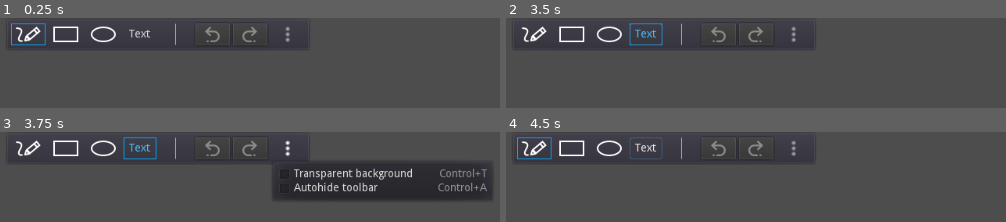
Above: before the commit, frames 1-4 (two rows, left to right).
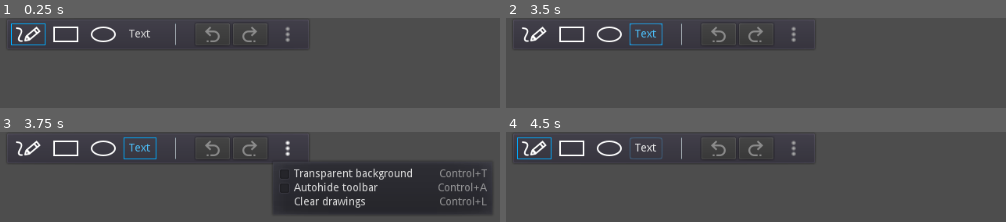
Above: after the commit, the same moments.

Repository: gilzoide/draw-over
Game: Godot game, scene res://main.tscn
The game is run twice, just before and just after one commit, with the same random seed, the same clock (stepped at 60 frames per second) and the same inputs.
Inputs (mouse positions are in pixels of both pictures, inside the frame that each line leads up to):
- Up to frame 1 (0.25 s): no input
- Up to frame 2 (3.5 s): click (536, 34) at 0.5 s; click (571, 34) at 1.25 s; click (611, 34) at 2 s; click "Text" at 2.75 s
- Up to frame 3 (3.75 s): click (290, 148) at 3.5 s
- Up to frame 4 (4.5 s): click (536, 148) at 4.25 s

Frames 1-2 are identical in both runs. In frame 3, 6.0% of the frame differs, in the area x 54-99%, y 71-92%; in frame 4, nothing differs.

Commit message:
Add clear drawings button to context menu

Diff:
--- a/src/main.gd
+++ b/src/main.gd
@@ -163,3 +163,7 @@
 func _on_main_ui_visibility_changed() -> void:
 	_set_transparent_background(main_ui_visibility.transparent_background)
 	_set_autohide_toolbar(main_ui_visibility.autohide_toolbar)
+
+
+func _on_clear_drawings_pressed():
+	_clear_items()
--- a/src/main.tscn
+++ b/src/main.tscn
@@ -145,3 +145,5 @@
 __meta__ = {
 "_edit_use_anchors_": false
 }
+
+[connection signal="clear_drawings_pressed" from="Toolbar/HBoxContainer/MoreButton" to="." method="_on_clear_drawings_pressed"]
--- a/src/more_menu_button.gd
+++ b/src/more_menu_button.gd
@@ -7,9 +7,12 @@
 # file, You can obtain one at https://mozilla.org/MPL/2.0/.
 extends BaseButton
 
+signal clear_drawings_pressed()
+
 enum {
 	TRANSPARENT_BACKGROUND,
 	AUTOHIDE,
+	CLEAR_DRAWINGS,
 }
 
 export(Resource) var main_ui_visibility = preload("res://main_ui_visibility.tres")
@@ -42,6 +45,8 @@
 		main_ui_visibility.transparent_background = not _popup_menu.is_item_checked(idx)
 	elif id == AUTOHIDE:
 		main_ui_visibility.autohide_toolbar = not _popup_menu.is_item_checked(idx)
+	elif id == CLEAR_DRAWINGS:
+		emit_signal("clear_drawings_pressed")
 
 
 static func _create_popup_menu() -> PopupMenu:
@@ -57,4 +62,10 @@
 	Hide the toolbar automatically and show it again when mouse is over.
 	""")
 	popup_menu.set_item_shortcut(popup_menu.get_item_index(AUTOHIDE), load("res://shortcuts/toggle_autohide_toolbar_shortcut.tres"))
+
+	popup_menu.add_item("Clear drawings", CLEAR_DRAWINGS)
+	popup_menu.set_item_tooltip(popup_menu.get_item_index(CLEAR_DRAWINGS), """
+	Remove all current drawings.
+	""")
+	popup_menu.set_item_shortcut(popup_menu.get_item_index(CLEAR_DRAWINGS), load("res://shortcuts/clear_drawings_shortcut.tres"))
 	return popup_menu
--- a/src/project.godot
+++ b/src/project.godot
@@ -11,7 +11,7 @@
 [application]
 
 config/name="Draw Over"
-config/description="A sketch application with transparent background so that you can draw over anything on your screen."
+config/description="Drawing application with transparent background so that you can draw over anything on your screen."
 run/main_scene="res://main.tscn"
 boot_splash/bg_color=Color( 0.301961, 0.301961, 0.301961, 1 )
 config/icon="res://icon.png"
--- /dev/null
+++ b/src/shortcuts/clear_drawings_shortcut.tres
@@ -0,0 +1,10 @@
+[gd_resource type="ShortCut" load_steps=2 format=2]
+
+[sub_resource type="InputEventKey" id=1]
+control = true
+command = true
+scancode = 76
+unicode = 108
+
+[resource]
+shortcut = SubResource( 1 )
